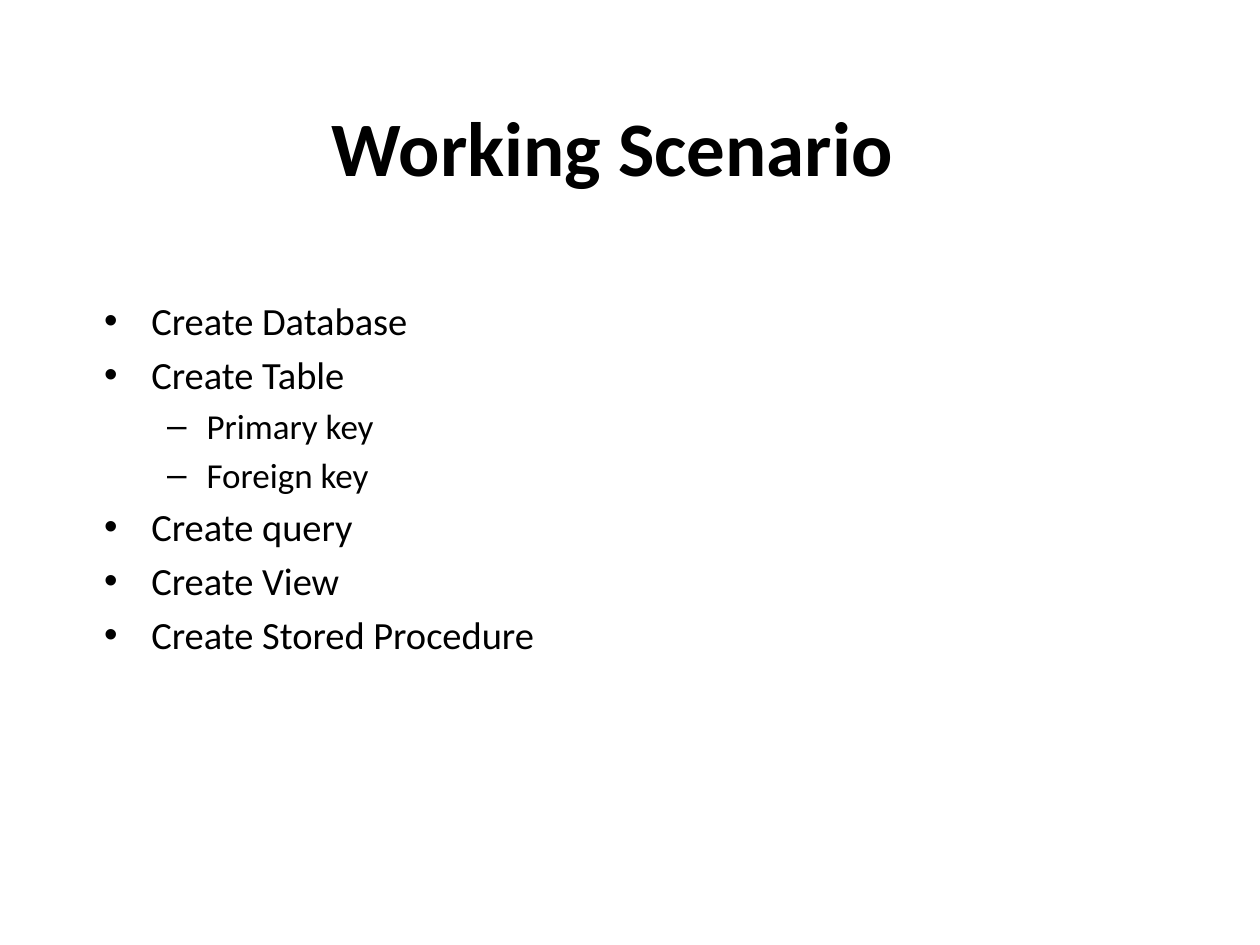
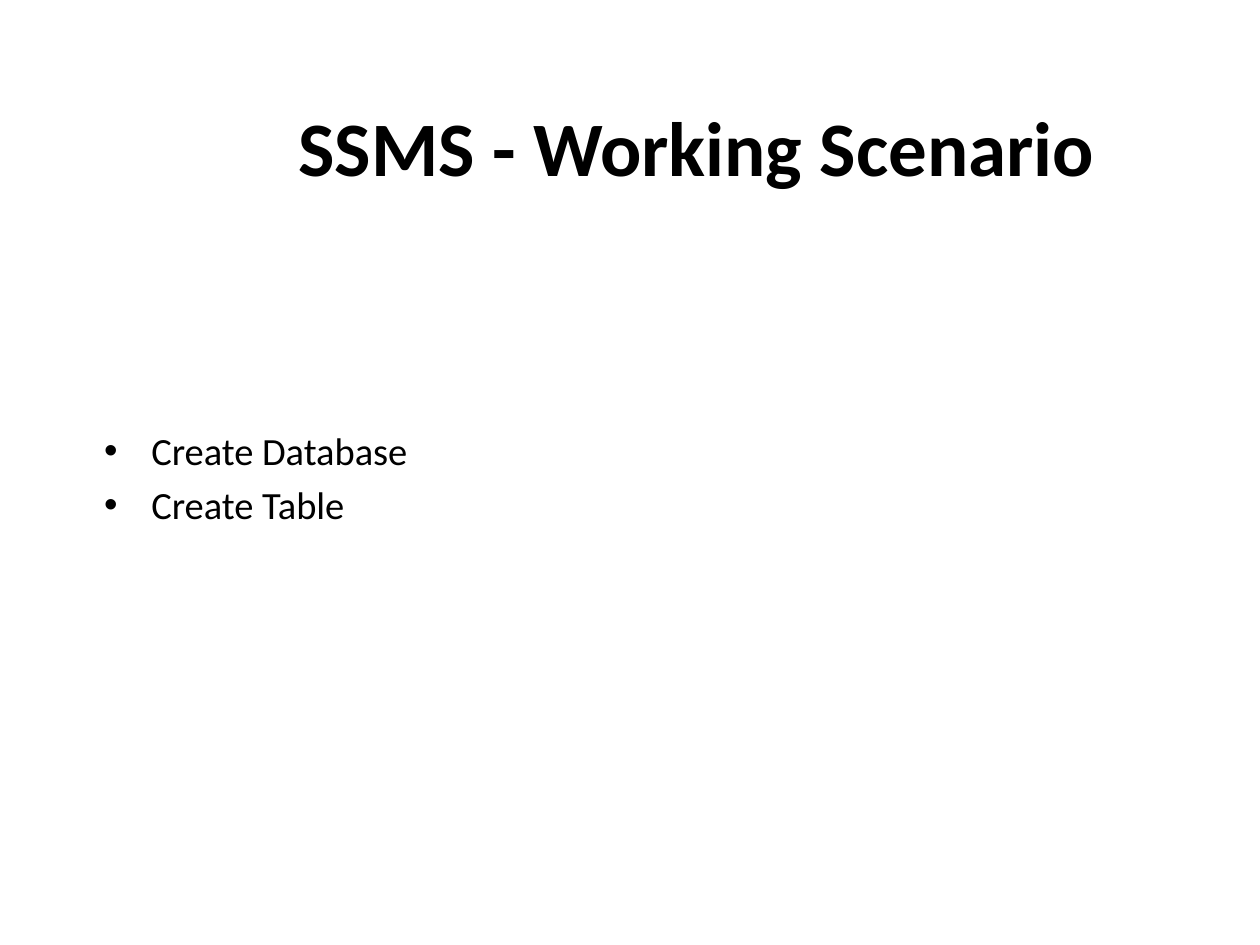
Before and after one commit to Flu10/Zero2Hero2016, a slide deck: slide 19 of presentation/SQL Z2H 2016.pptx (slide 23 before the commit). Drawn at 1260x945 pixels with LibreOffice and Linux fonts; fonts in the diff are those of the drawing; background and template pictures are left out. Boxes give left, top, right and bottom in pixels: in the first picture for what was removed or moved away, otherwise in the second. Text is boxed around its words. In the diff, an @@ line names an element or a change of style, - is before the commit and + after.

```diff
--- a/presentation/SQL Z2H 2016.pptx
+++ b/presentation/SQL Z2H 2016.pptx
@@ title at [299,122,1094,189]: text changed @@
-Working Scenario
+SSMS - Working Scenario
@@ text at [151,414,534,650]: paragraphs removed @@
-  – Primary key
-  – Foreign key
-• Create query
-• Create View
-• Create Stored Procedure
```
Also in this commit, not shown: 4 other slides changed, 5 slides added, 3 slides removed.
